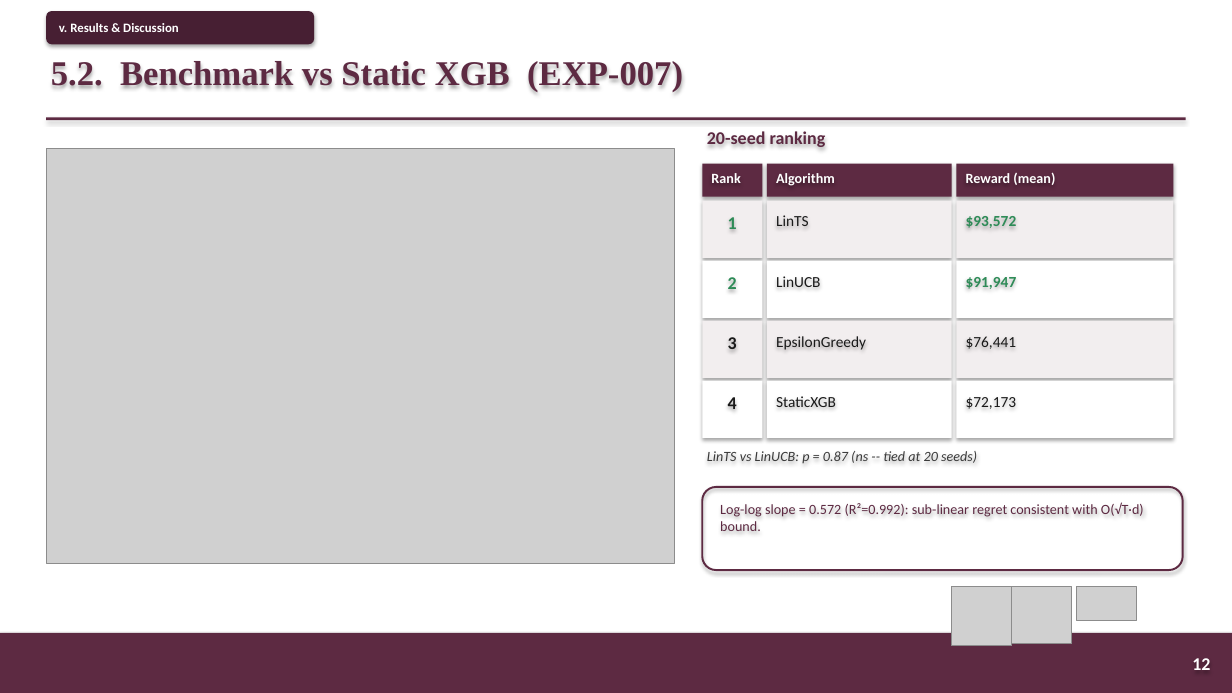
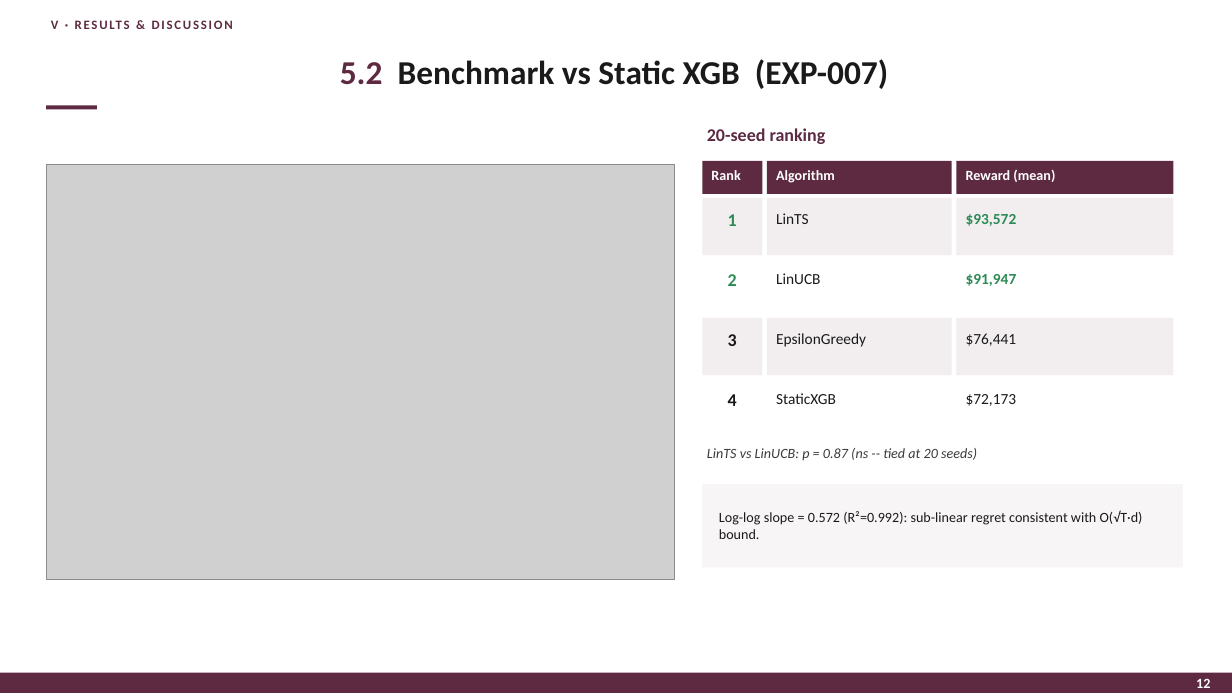
Before and after one commit to PolyTheML/DAC-UW-Thesis, a slide deck: slide 14 of thesis/health_rl/burgundy_defense_presentation.pptx. Drawn at 1232x693 pixels with LibreOffice and Linux fonts; fonts in the diff are those of the drawing; grey boxes stand for pictures. Boxes give left, top, right and bottom in pixels: in the first picture for what was removed or moved away, otherwise in the second. Text is boxed around its words. In the diff, an @@ line names an element or a change of style, - is before the commit and + after.

```diff
--- a/thesis/health_rl/burgundy_defense_presentation.pptx
+++ b/thesis/health_rl/burgundy_defense_presentation.pptx
@@ text "V · RESULTS & DISCUSSION": place and size @@
-text "V · RESULTS & DISCUSSION" at box(46, 11, 314, 44)
+text "V · RESULTS & DISCUSSION" at box(51, 20, 59, 29)
@@ text "V · RESULTS & DISCUSSION" at box(51, 20, 59, 29): vertical alignment middle to top; fill #471F33 to none; shadow off @@
@@ text at box(51, 20, 59, 29): text changed; text colour #FFFFFF to #5D2A42 @@
-v. Results & Discussion
+V · RESULTS & DISCUSSION
@@ text "5.2 Benchmark vs Static XGB ..." at box(340, 59, 888, 89): vertical alignment top to middle @@
@@ text at box(340, 59, 888, 89): text changed; size 27 to 26 pt; font Times New Roman to Calibri; text colour #5D2A42 to #1A1A1A @@
-5.2. Benchmark vs Static XGB (EXP-007)
+5.2 Benchmark vs Static XGB (EXP-007)
@@ shadow off in 17 elements at box(0, 673, 1232, 693), box(702, 198, 762, 255), box(767, 198, 952, 255), box(702, 258, 762, 315), box(767, 258, 952, 315), box(702, 378, 762, 435), box(767, 378, 952, 435), box(702, 161, 762, 194), box(767, 161, 952, 194), box(957, 161, 1174, 194), box(957, 198, 1174, 255), box(957, 258, 1174, 315), box(702, 318, 762, 375), box(767, 318, 952, 375), box(957, 378, 1174, 435), box(957, 318, 1174, 375), box(46, 105, 97, 109) @@
@@ rectangle: place and size @@
-rectangle at box(46, 117, 1186, 120)
+rectangle at box(46, 105, 97, 109)
@@ picture: place and size @@
-picture at box(46, 149, 675, 564)
+picture at box(46, 165, 675, 579)
@@ rectangle "Log-log slope = 0.572 (R²=0.992): ..." at box(702, 484, 1183, 567): text colour #5D2A42 to #1A1A1A; vertical alignment top to middle; rounded rectangle to rectangle; fill none to #F7F5F6; outline #5D2A42 1.5 pt to none; shadow off @@
@@ picture removed at box(952, 587, 1012, 646) @@
@@ picture removed at box(1012, 587, 1072, 644) @@
@@ picture removed at box(1077, 587, 1137, 621) @@
@@ rectangle: place and size @@
-rectangle at box(0, 633, 1232, 693)
+rectangle at box(0, 673, 1232, 693)
@@ text "12": place and size @@
-text "12" at box(1192, 658, 1210, 670)
+text "12" at box(1196, 679, 1210, 688)
@@ text "12" at box(1196, 679, 1210, 688): size 14 to 11 pt @@
```
Also in this commit, not shown: 31 other slides changed, 2 other files.
